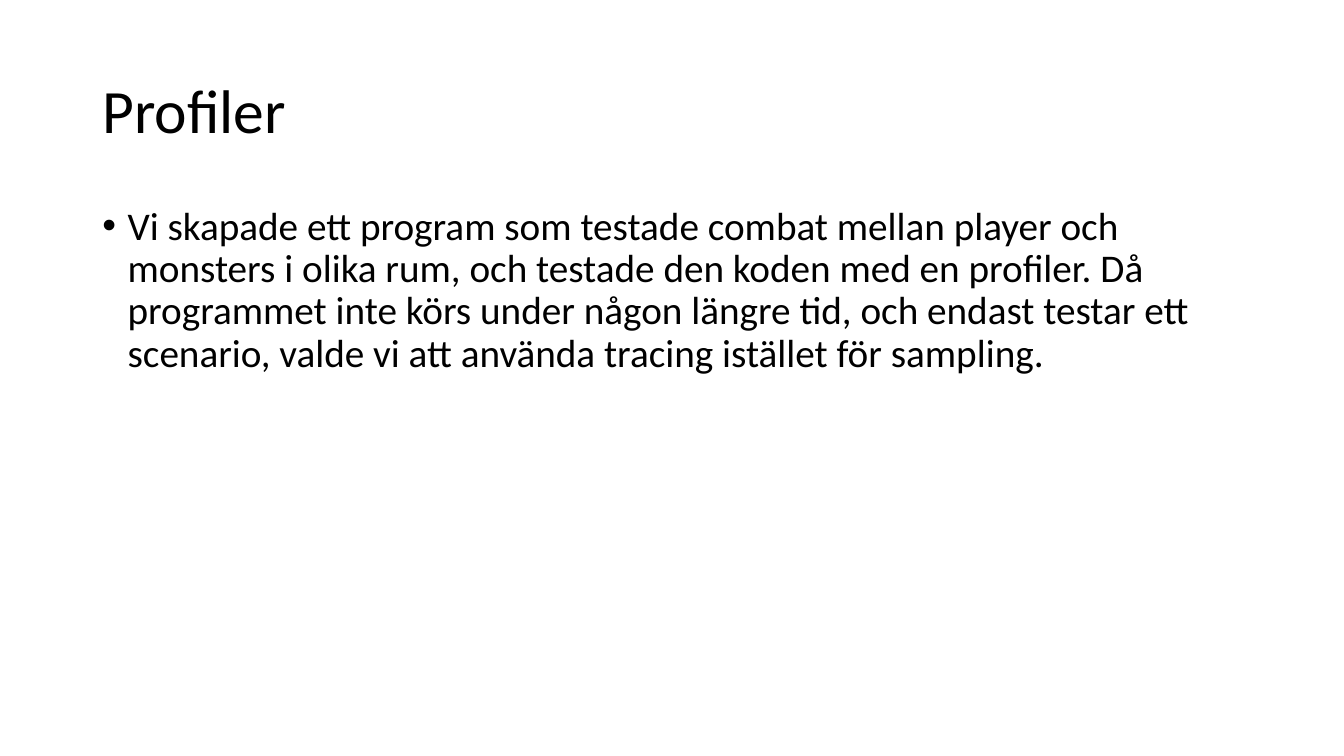
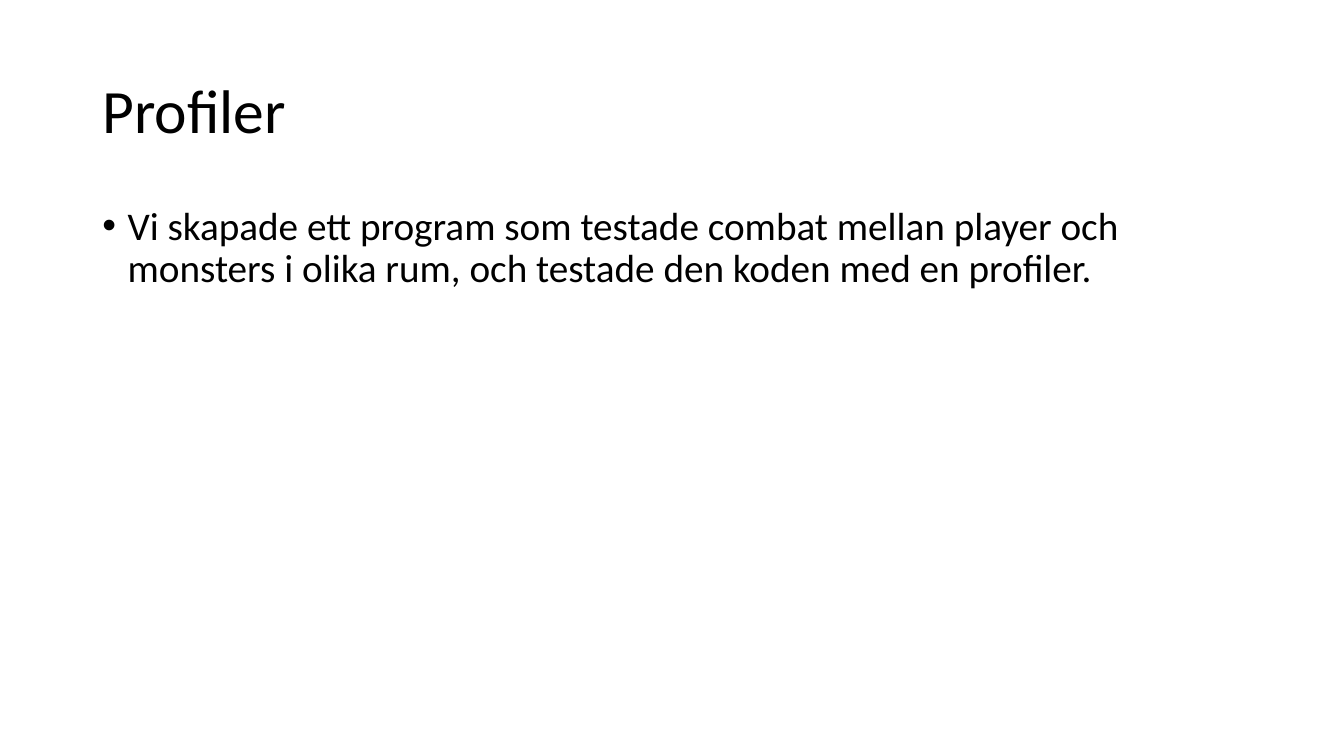
Before and after one commit to knopp10000/Inte_Roligt, a slide deck: slide 32 of slutredovisning.pptx. Drawn at 1344x756 pixels with LibreOffice and Linux fonts; fonts in the diff are those of the drawing. Boxes give left, top, right and bottom in pixels: in the first picture for what was removed or moved away, otherwise in the second. Text is boxed around its words. In the diff, an @@ line names an element or a change of style, - is before the commit and + after.

Commit message:
meow

```diff
--- a/slutredovisning.pptx
+++ b/slutredovisning.pptx
@@ text at [128, 212, 1119, 289]: text changed @@
-• Vi skapade ett program som testade combat mellan player och monsters i olika rum, och testade den koden med en profiler. Då programmet inte körs under någon längre tid, och endast testar ett scenario, valde vi att använda tracing istället för sampling.
+• Vi skapade ett program som testade combat mellan player och monsters i olika rum, och testade den koden med en profiler.
```
